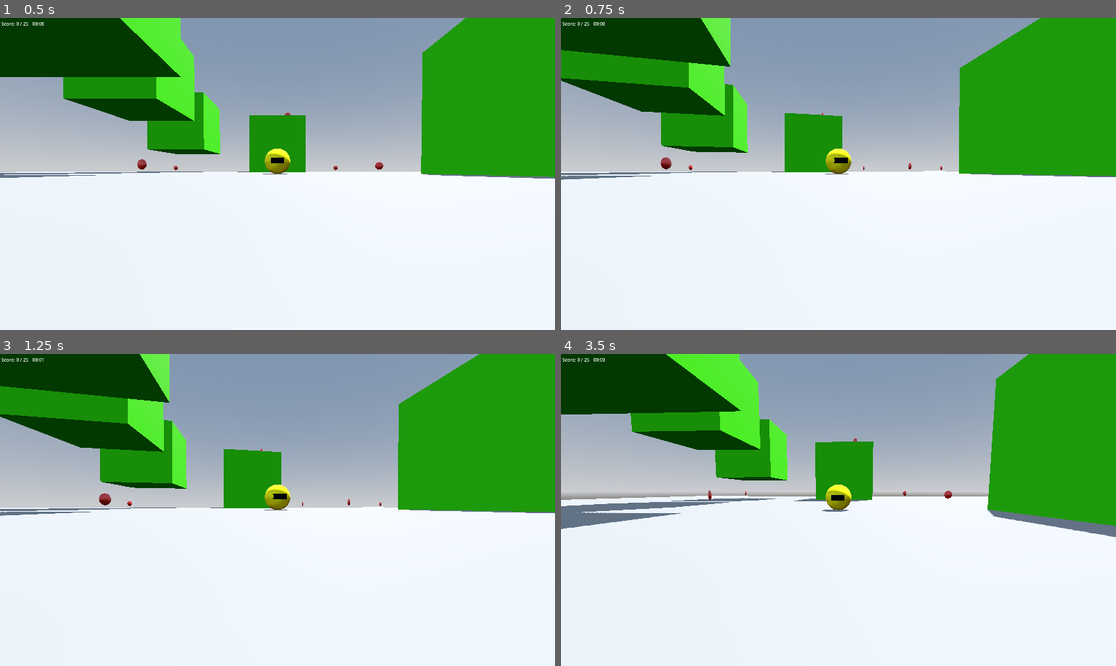
Above: before the commit, frames 1-4 (two rows, left to right).
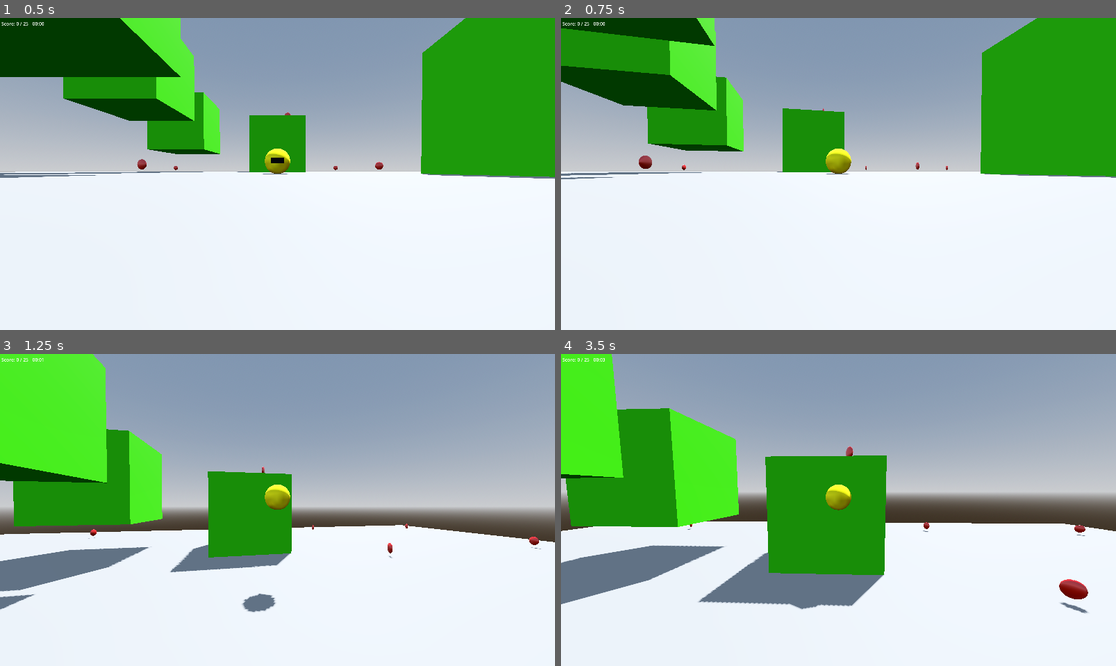
Above: after the commit, the same moments.

Repository: cliff-lilly-jean/pacman-stealth-game
Game: Godot game, scene res://scenes/world/world.tscn
Same seed, same stepped clock (60 frames per second), same inputs: the game is played once before the commit and once after it.
Inputs (mouse positions are in pixels of both pictures, inside the frame that each line leads up to):
- Up to frame 1 (0.5 s): no input
- Up to frame 2 (0.75 s): tap Enter at 0.5 s; move the mouse to (866, 174) at 0.52 s; hold W (move_forward) from 0.53 s (still down); tap Shift (dash) at 0.6 s
- Up to frame 3 (1.25 s): keep holding W (move_forward); tap Space (jump) at 0.77 s
- Up to frame 4 (3.5 s): keep holding W (move_forward); move the mouse to (810, 510) at 1.27 s; tap Ctrl (sprint) at 1.35, 2.85 s; tap Space (jump) at 1.52, 3.02 s; move the mouse to (849, 503) at 2.02 s; tap Shift (dash) at 2.1 s; move the mouse to (832, 516) at 2.77 s

Frame 1 is identical in both runs. In frame 2, 6.8% of the frame differs, in the area x 0-100%, y 0-52%; in frame 3, 41%; in frame 4, 46%, in the area x 0-100%, y 0-84%.
Error before the commit: Invalid access to property or key 'input_direction' on a base object of type 'null instance'. (res://scenes/entities/player/player.gd:14)

Commit message:
removed the rotated from the movement and used transform. basis

Diff:
--- a/scenes/camera_controller/camera_controller.gd
+++ b/scenes/camera_controller/camera_controller.gd
@@ -6,8 +6,10 @@
 @export var mouse_sensitivity: float
 @export var joystick_sensitivity: float
 @export var length: float
+@export var entity: Player
 
 @onready var camera: Camera3D = $Camera3D
+
 
 func _ready() -> void:
 	spring_length = length
@@ -17,16 +19,15 @@
 
 func _input(event: InputEvent) -> void:
 	if event is InputEventMouseMotion:
-		rotation.y -= event.relative.x * mouse_sensitivity
-		rotation.x -= event.relative.y * mouse_sensitivity
+		entity.rotate_y(-event.relative.x * mouse_sensitivity)
 
+		rotate_x(-event.relative.y * mouse_sensitivity)
 		rotation.x = clampf(rotation.x, max_look_up_angle, max_look_down_angle)
 
 func joystick_rotation(delta: float) -> void:
 	var joystick_direction = Input.get_vector("pan_left","pan_right","pan_up","pan_down")
 
-	rotation.y -= joystick_direction.x * joystick_sensitivity * delta
+	entity.rotate_y(-joystick_direction.x * joystick_sensitivity * delta)
+
 	rotation.x -= joystick_direction.y * joystick_sensitivity * delta
-
-
 	rotation.x = clampf(rotation.x, max_look_up_angle, max_look_down_angle)
--- a/scenes/entities/player/player.tscn
+++ b/scenes/entities/player/player.tscn
@@ -28,7 +28,7 @@
 script = ExtResource("1_8afob")
 gravity = 0.98
 camera_controller = NodePath("CameraController")
-input_manager = NodePath("")
+input_manager = NodePath("InputManager")
 mesh = NodePath("MeshInstance3D")
 
 [node name="InputManager" type="Node" parent="." unique_id=968866649]
@@ -49,8 +49,9 @@
 mesh = SubResource("BoxMesh_qek5x")
 surface_material_override/0 = SubResource("StandardMaterial3D_5gtgg")
 
-[node name="CameraController" parent="." unique_id=1568162990 instance=ExtResource("2_5gtgg")]
+[node name="CameraController" parent="." unique_id=1568162990 node_paths=PackedStringArray("entity") instance=ExtResource("2_5gtgg")]
 mouse_sensitivity = 0.002
+entity = NodePath("..")
 
 [node name="StaminaComponent" type="Node3D" parent="." unique_id=719859266]
 script = ExtResource("3_5sj0x")
--- a/state_machine/states/player/move.gd
+++ b/state_machine/states/player/move.gd
@@ -22,12 +22,11 @@
 
 
 func apply_move(input: Vector2, camera: SpringArm3D, delta: float) -> void:
-	var direction = input.rotated(-camera.global_rotation.y).normalized()
-	var desired_velocity: Vector3 = Vector3(direction.x, 0, direction.y) * move_speed
+	var direction: Vector3 = Vector3(input.x, 0, input.y).normalized()
+	var desired_velocity = entity.transform.basis * direction * move_speed
 
 	if input.length() > 0.1:
 		var target_angle: float = atan2(desired_velocity.x, desired_velocity.z)
-
 		entity.mesh.global_rotation.y = lerp_angle(entity.mesh.global_rotation.y, target_angle, 10 * delta)
 
 	if input.length() >= 0.1:
